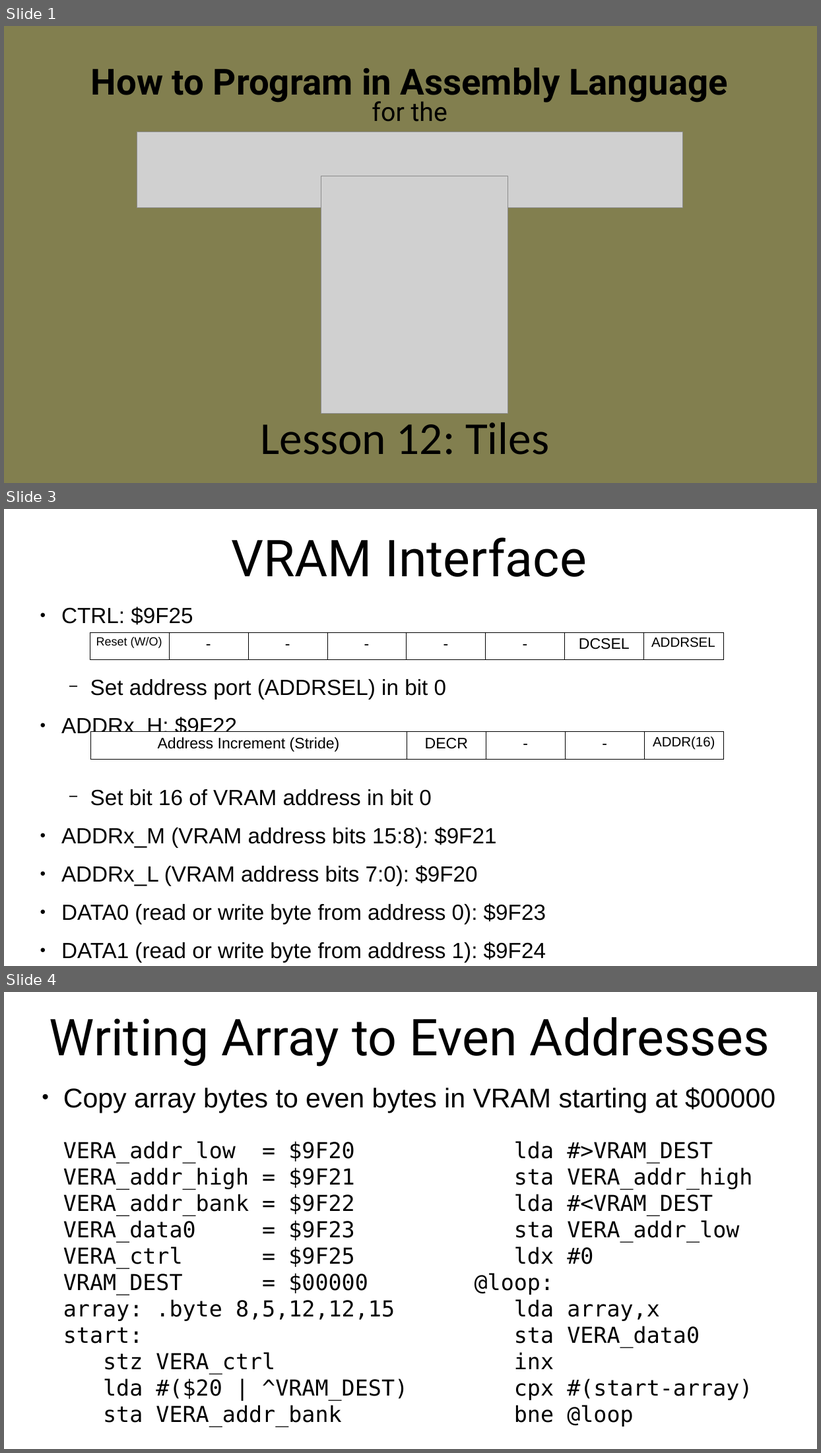
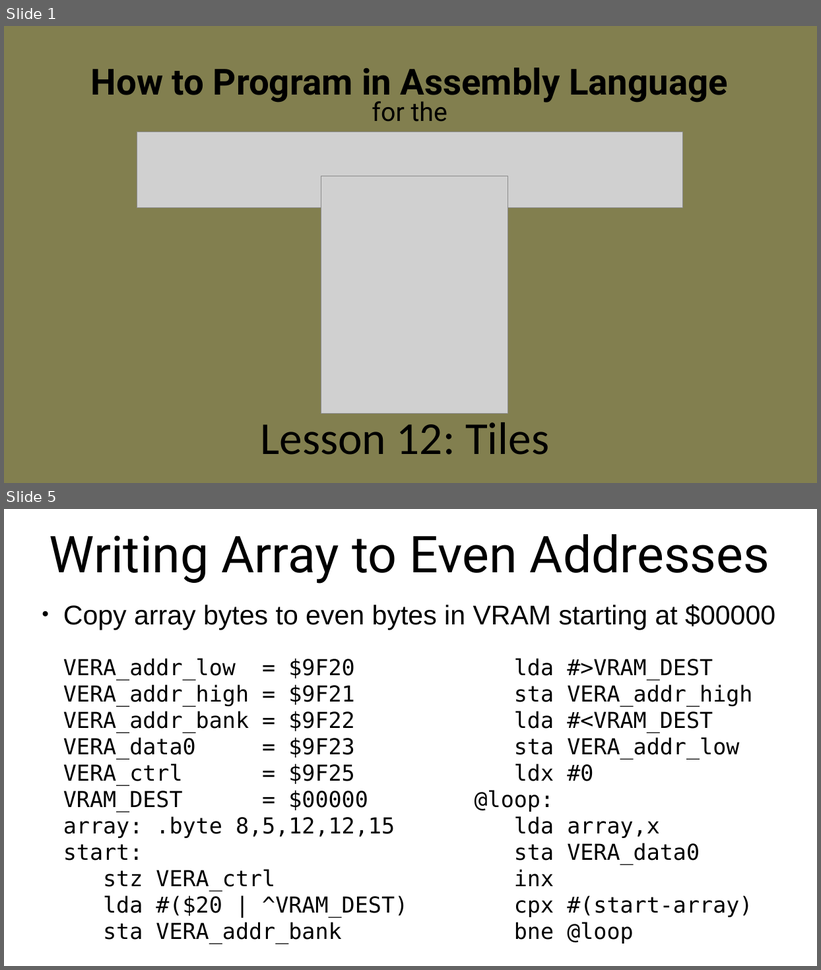
Before and after one commit to SlithyMatt/x16-assembly-tutorial, a slide deck: Lesson12/Lesson12.odp. Shown one above the other, each under a label of ours: slides 1, 3 and 4 before the commit, slides 1 and 5 after it; the slides between them are not shown. The pictures are 821x1453 and 821x970 pixels, drawn with LibreOffice and Linux fonts; fonts in the diff are those of the drawing; grey boxes stand for pictures. Boxes give left, top, right and bottom in pixels: in the first picture for what was removed or moved away, otherwise in the second. Text is boxed around its words. In the diff, an @@ line names an element or a change of style, - is before the commit and + after.

```diff
--- a/Lesson12/Lesson12.odp
+++ b/Lesson12/Lesson12.odp
@@ slide 3 removed at (4, 509, 817, 966), background #FFFFFF @@
@@ title removed at (231, 537, 587, 577) @@
-VRAM Interface
@@ text removed at (61, 607, 546, 963) @@
-● CTRL: $9F25
-  − Set address port (ADDRSEL) in bit 0
-● ADDRx_H: $9F22
-  − Set bit 16 of VRAM address in bit 0
-● ADDRx_M (VRAM address bits 15:8): $9F21
-● ADDRx_L (VRAM address bits 7:0): $9F20
-● DATA0 (read or write byte from address 0): $9F23
-● DATA1 (read or write byte from address 1): $9F24
@@ table removed at (89, 632, 724, 659), 1 rows, 8 columns @@
-Reset (W/O) | - | - | - | - | - | DCSEL | ADDRSEL
@@ table removed at (90, 731, 724, 759), 1 rows, 5 columns @@
-Address Increment (Stride) | DECR | - | - | ADDR(16)
@@ what was slide 4 is now slide 5 @@
```
Also in this commit, not shown: 3 slides added, 2 other slides removed, 2 other files.
